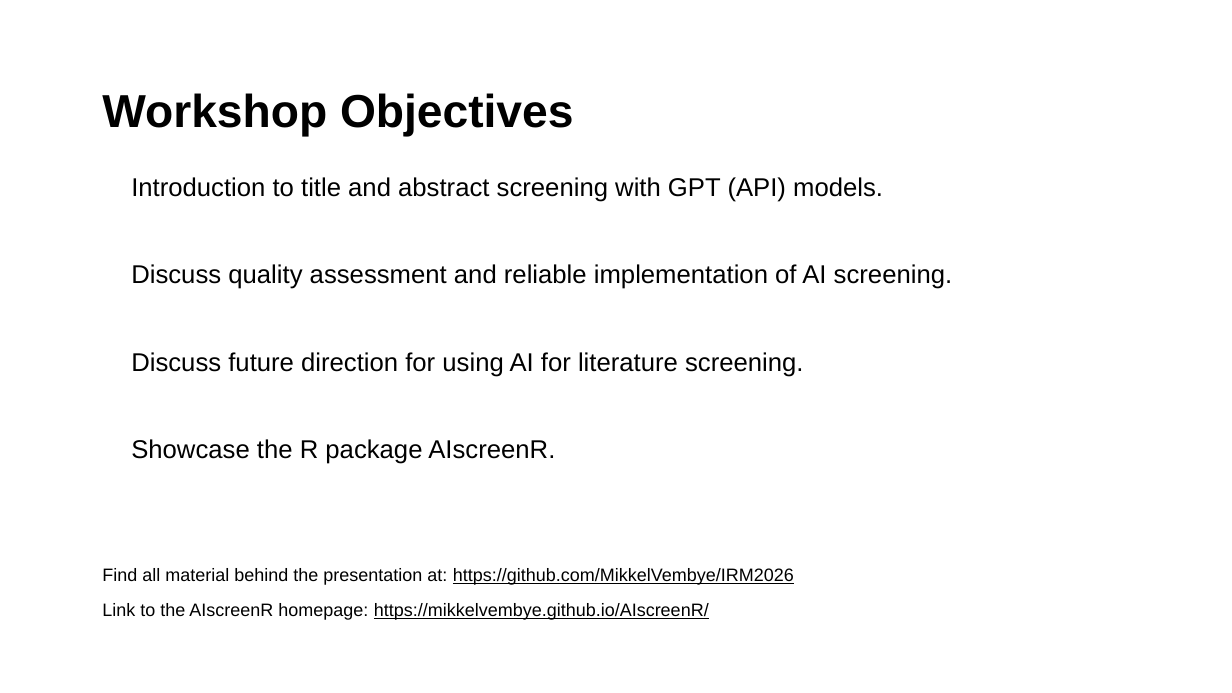
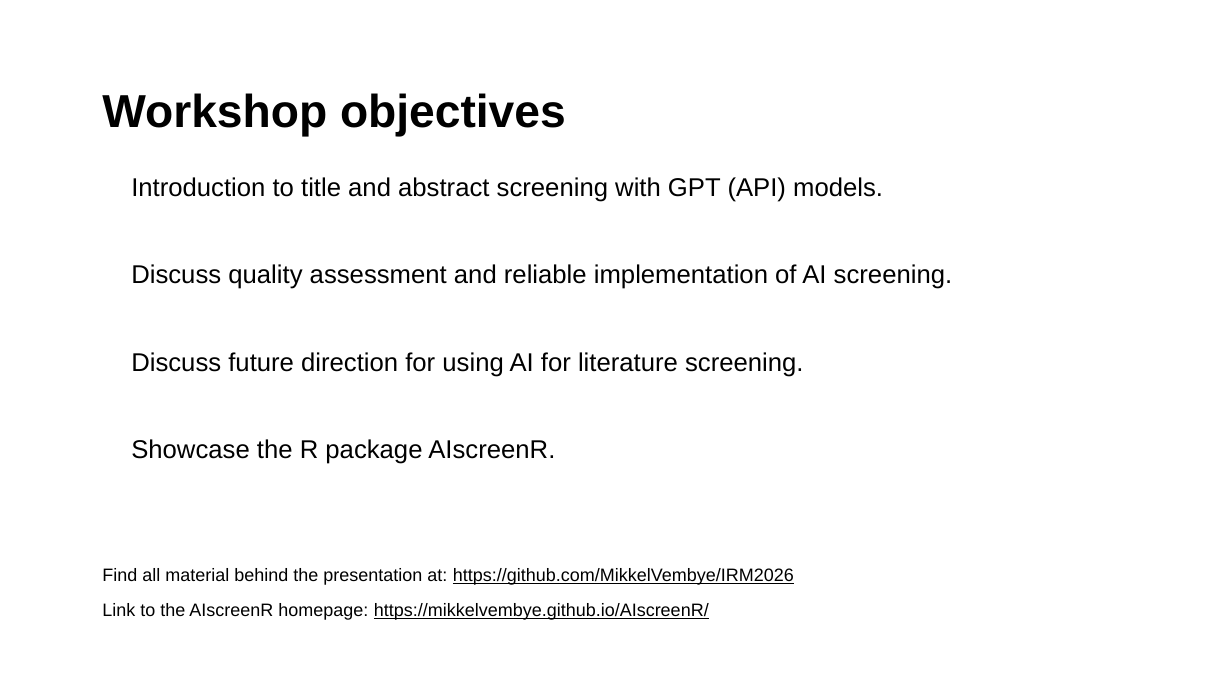
Before and after one commit to MikkelVembye/IRM2026, a slide deck: slide 2 of screen-with-gpt-models.pptx. Drawn at 1232x693 pixels with LibreOffice and Linux fonts; fonts in the diff are those of the drawing; background and template pictures are left out. Boxes give left, top, right and bottom in pixels: in the first picture for what was removed or moved away, otherwise in the second. Text is boxed around its words. In the diff, an @@ line names an element or a change of style, - is before the commit and + after.

```diff
--- a/screen-with-gpt-models.pptx
+++ b/screen-with-gpt-models.pptx
@@ title at [102,93,566,136]: text changed @@
-Workshop Objectives
+Workshop objectives
```
Also in this commit, not shown: 10 other slides changed, 1 slide removed, 1 other file.
